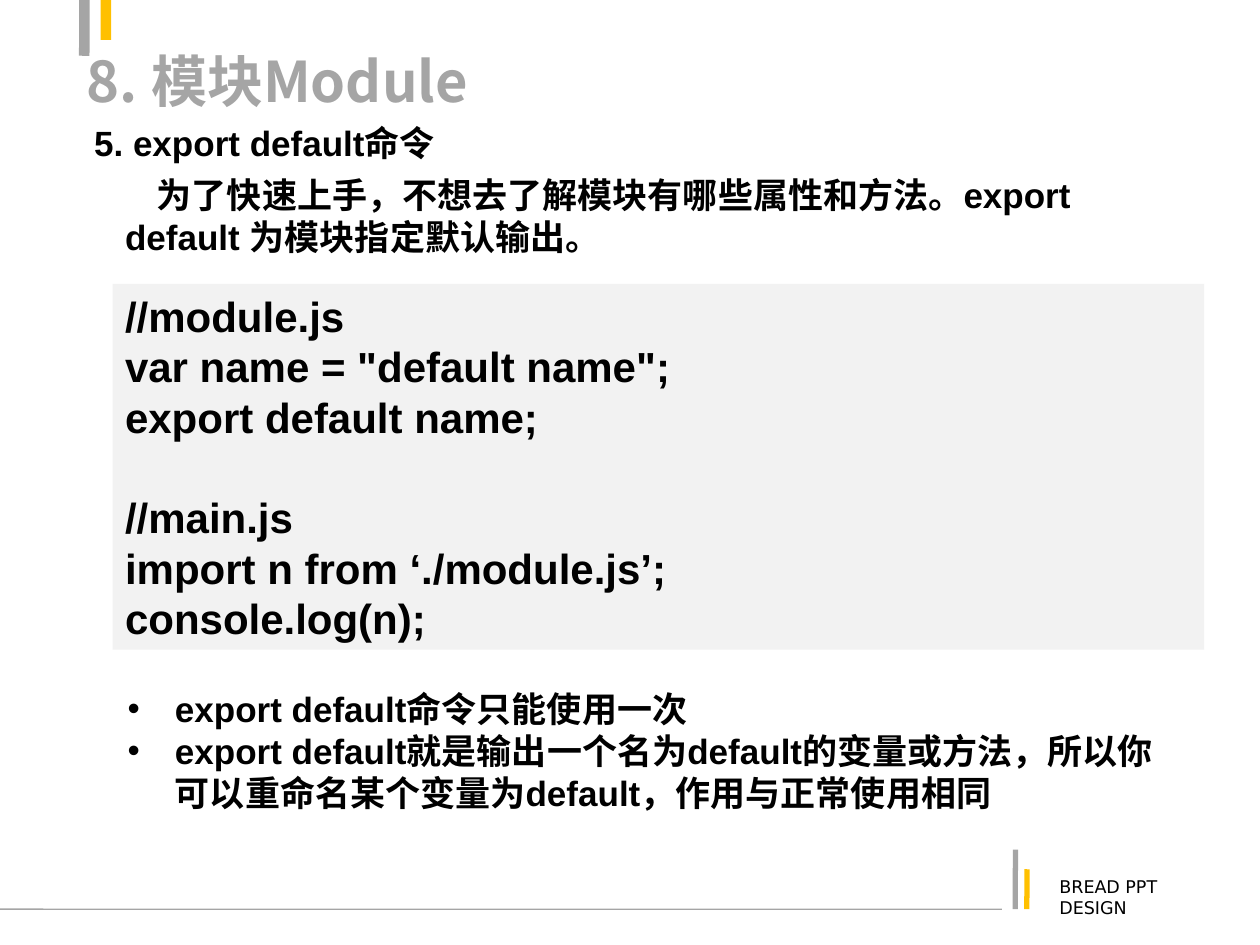
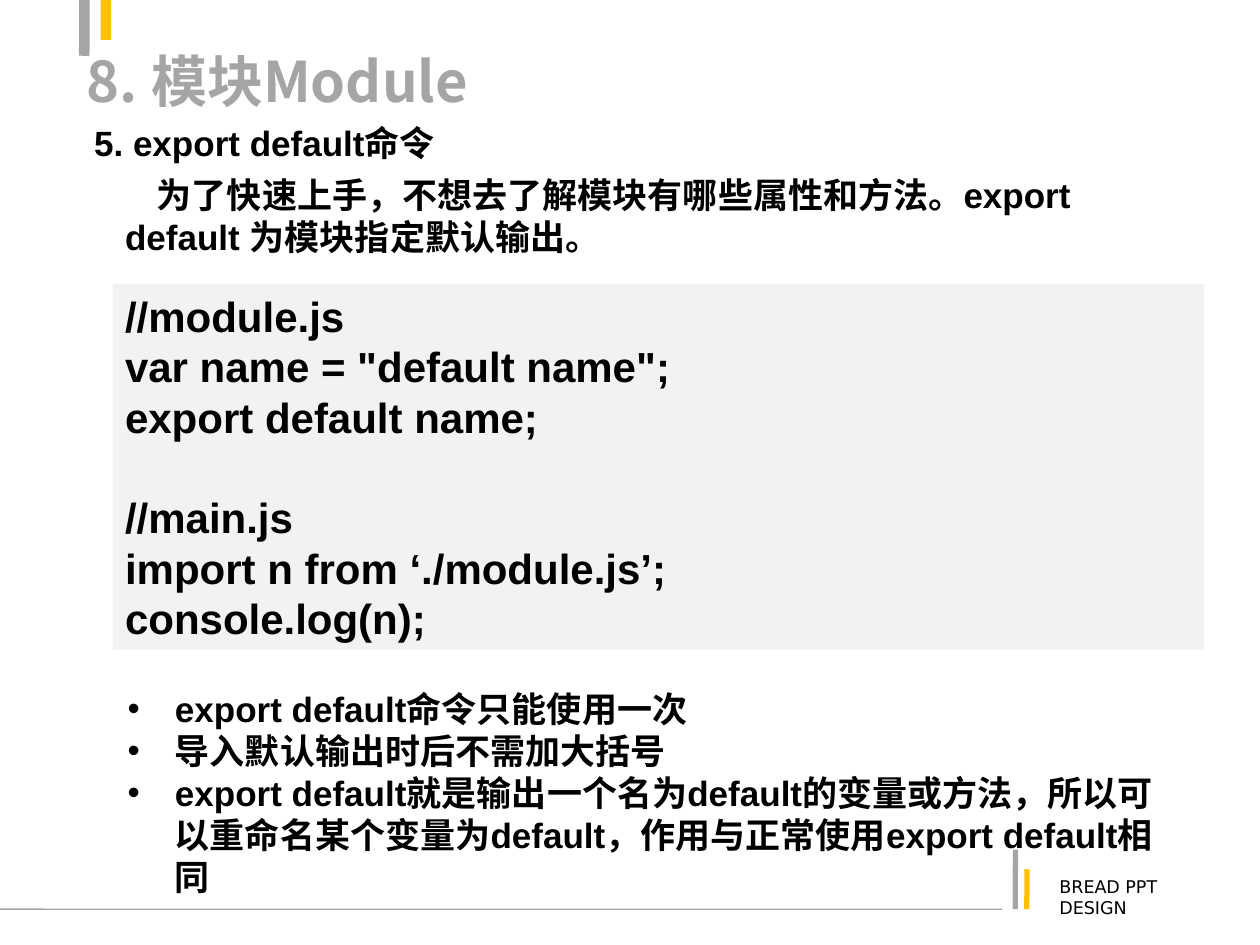
Before and after one commit to justforuse/psae-es6, a slide deck: slide 51 of es6.ppt (slide 46 before the commit). Drawn at 1260x945 pixels with LibreOffice and Linux fonts; fonts in the diff are those of the drawing. Boxes give left, top, right and bottom in pixels: in the first picture for what was removed or moved away, otherwise in the second. Text is boxed around its words. In the diff, an @@ line names an element or a change of style, - is before the commit and + after.

```diff
--- a/es6.ppt
+++ b/es6.ppt
@@ text at [175,729,1153,856]: text changed @@
-• export default就是输出一个名为default的变量或方法，所以你可以重命名某个变量为default，作用与正常使用相同
+• 导入默认输出时后不需加大括号
+• export default就是输出一个名为default的变量或方法，所以可以重命名某个变量为default，作用与正常使用export default相同
```
Also in this commit, not shown: 22 other slides changed, 8 slides added, 9 slides removed, 5 other files.
